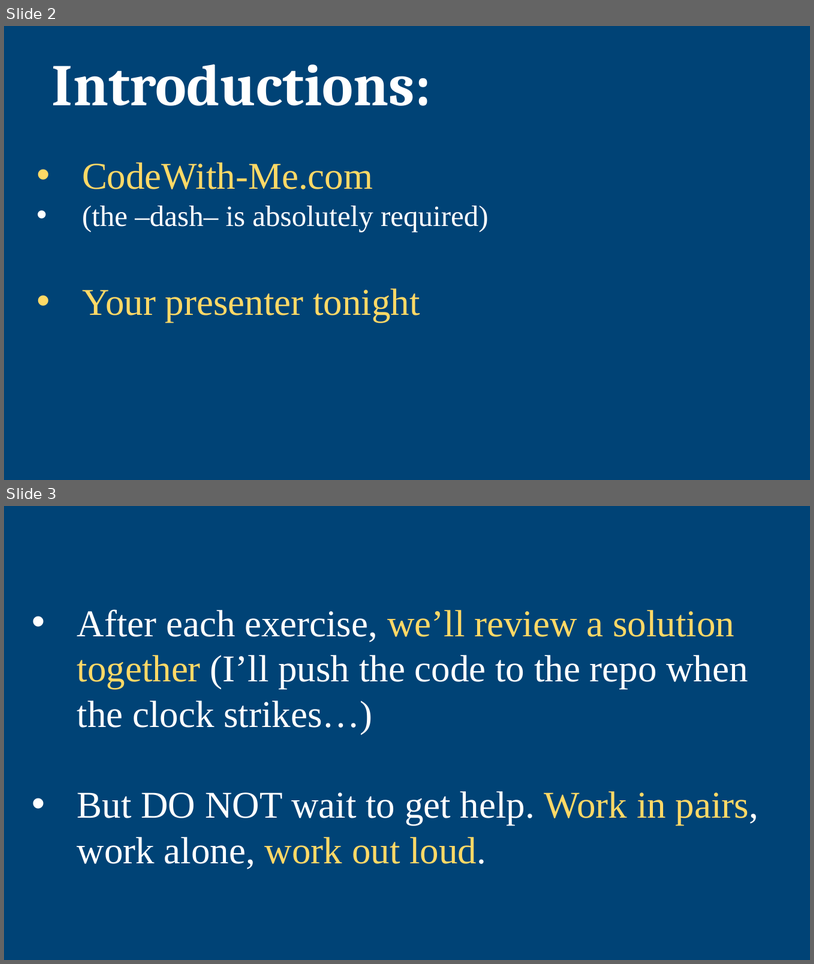
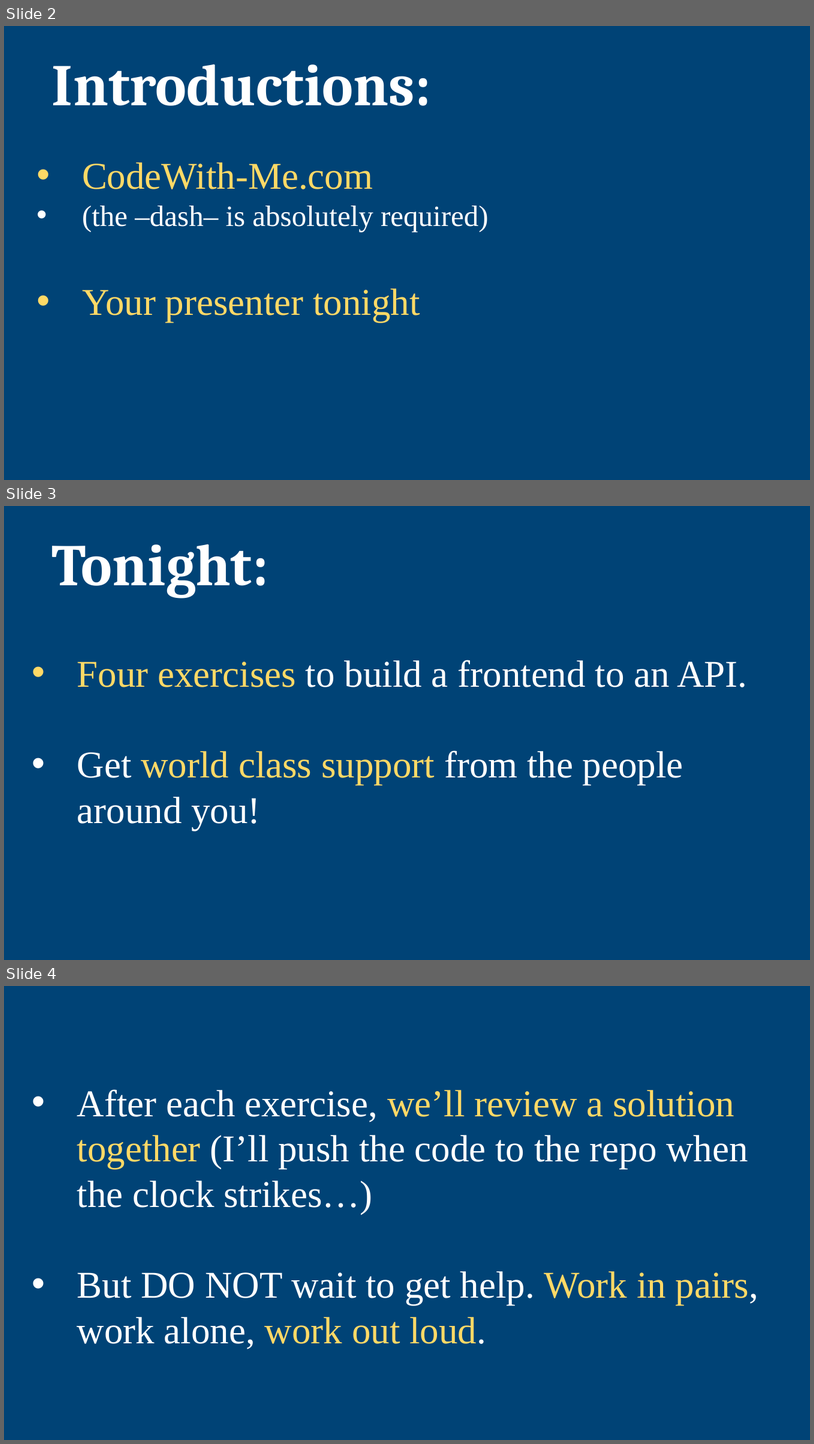
Before and after one commit to joeldevlearning/javascript-3, a slide deck: presentation-night-3.pptx. Shown one above the other, each under a label of ours: slides 2 and 3 before the commit, slides 2, 3 and 4 after it. The pictures are 814x964 and 814x1444 pixels, drawn with LibreOffice and Linux fonts; fonts in the diff are those of the drawing. Boxes give left, top, right and bottom in pixels: in the first picture for what was removed or moved away, otherwise in the second. Text is boxed around its words. In the diff, an @@ line names an element or a change of style, - is before the commit and + after.

```diff
--- a/presentation-night-3.pptx
+++ b/presentation-night-3.pptx
@@ slide 3 added at (4, 506, 810, 960), background #FFFFFF @@
@@ rectangle added at (4, 506, 810, 960), fill #004376 @@
@@ text added at (52, 544, 269, 598), 70 pt, text #FFFFFF, bold @@
+Tonight:
@@ text added at (77, 660, 747, 830), 45 pt, text #FFFFFF @@
+• Four exercises to build a frontend to an API.
+• Get world class support from the people around you!
@@ what was slide 3 is now slide 4 @@
```
Also in this commit, not shown: 3 slides changed, 1 other file.
